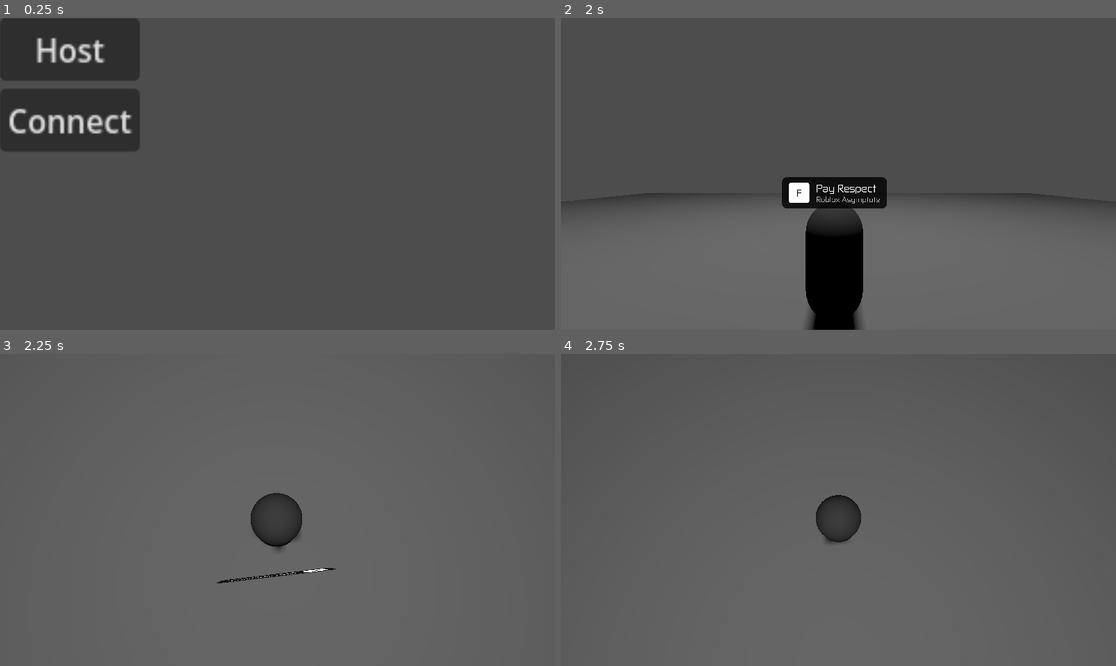
Above: before the commit, frames 1-4 (two rows, left to right).
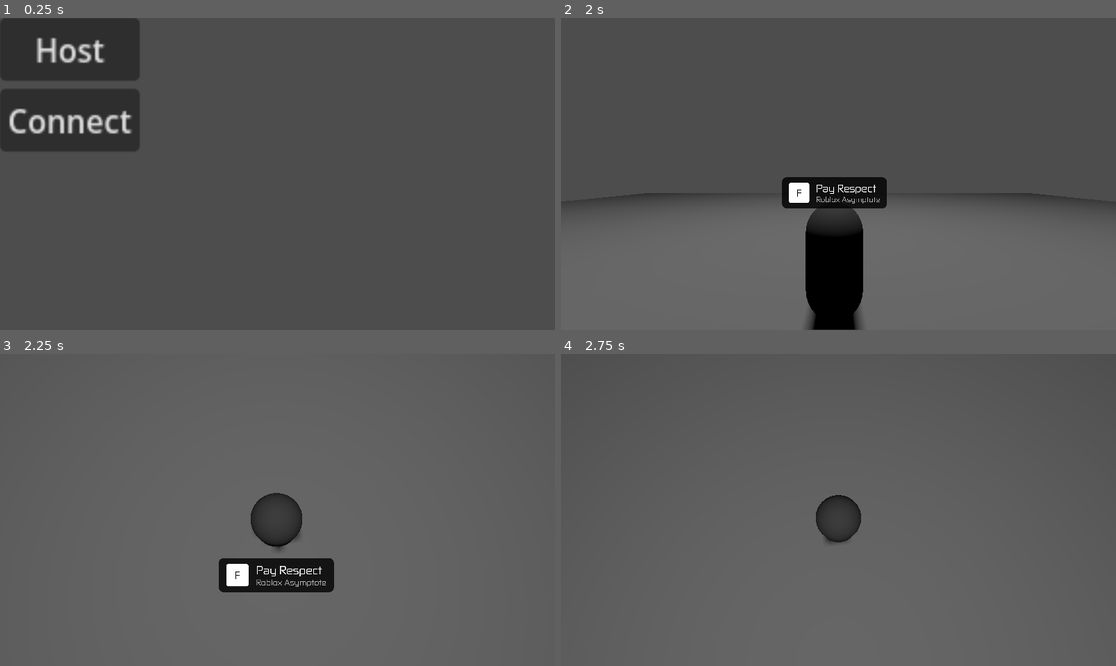
Above: after the commit, the same moments.

Repository: Nirleka-Studio/asymptote-godot
Game: Godot game, scene res://scenes/startup.tscn
Same seed, same stepped clock (60 frames per second), same inputs: the game is played once before the commit and once after it.
Inputs (mouse positions are in pixels of both pictures, inside the frame that each line leads up to):
- Up to frame 1 (0.25 s): no input
- Up to frame 2 (2 s): tap Enter at 0.5 s; move the mouse to (960, 158) at 0.52 s; hold E (lean_right) 0.53-1.25 s; hold Right mouse button (zoom_aim) 0.53-1.25 s; click (960, 158) at 0.67 s; tap Space (jump) at 0.77 s; click "Host" at 1.25 s
- Up to frame 3 (2.25 s): move the mouse to (249, 510) at 2.02 s; hold W (move_forward) from 2.03 s (still down); right-click (249, 510) at 2.1 s
- Up to frame 4 (2.75 s): keep holding W (move_forward); tap Space (jump) at 2.27 s

Frames 1-2 are identical in both runs. In frame 3, 2.1% of the frame differs, in the area x 39-61%, y 65-77%; in frame 4, nothing differs.

Commit message:
fix(prompt): fix prompt omnidir not working

Diff:
--- a/scenes/level.tscn
+++ b/scenes/level.tscn
@@ -56,5 +56,4 @@
 action_text = "Pay Respect"
 object_text = "Roblox Asymptote"
 prompt_font = ExtResource("3_w8frs")
-omni_dir = false
 background_color = Color(0, 0, 0, 0.8)
--- a/test/prompt/ui_prompt.gd
+++ b/test/prompt/ui_prompt.gd
@@ -240,7 +240,9 @@
 	if sprite_3d == null:
 		return
 
-	if omni_dir:
-		sprite_3d.billboard = BaseMaterial3D.BILLBOARD_ENABLED
-	else:
-		sprite_3d.billboard = BaseMaterial3D.BILLBOARD_DISABLED
+	var mat: StandardMaterial3D = sprite_3d.material_override as StandardMaterial3D
+	if mat:
+		if omni_dir:
+			mat.billboard_mode = BaseMaterial3D.BILLBOARD_ENABLED
+		else:
+			mat.billboard_mode = BaseMaterial3D.BILLBOARD_DISABLED
